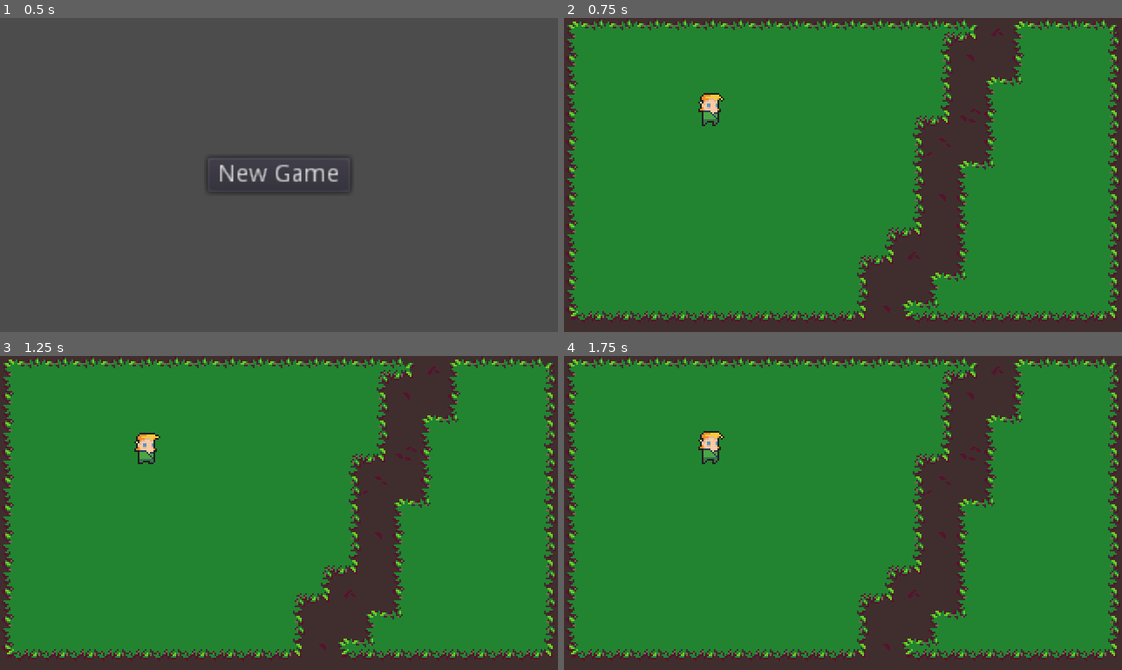
Above: before the commit, frames 1-4 (two rows, left to right).
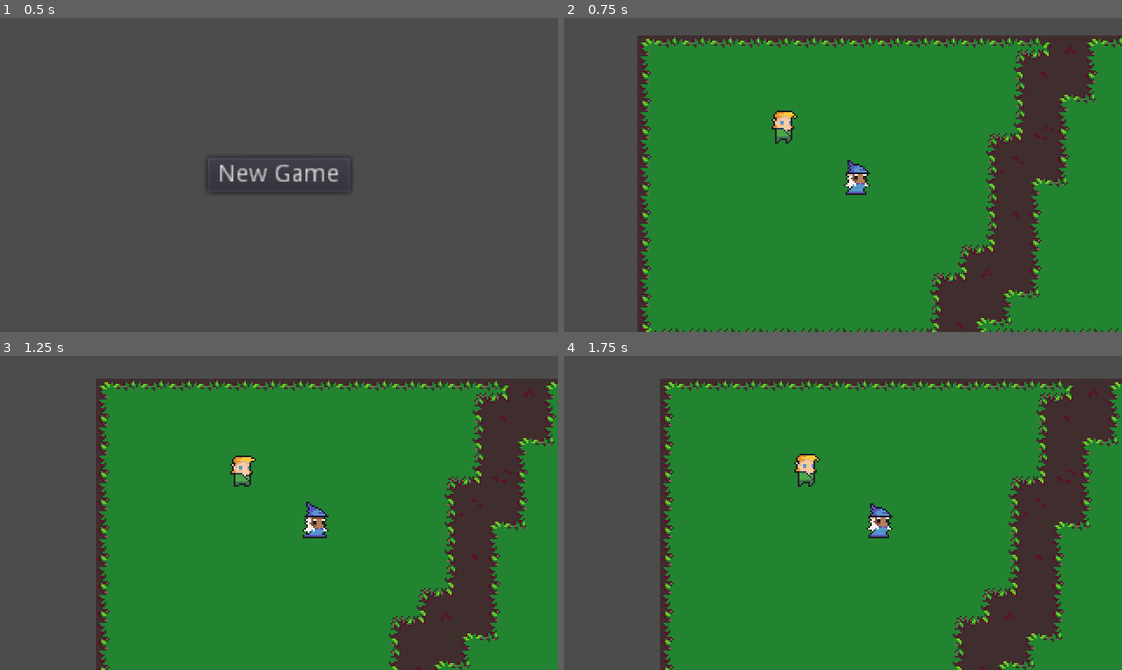
Above: after the commit, the same moments.

Repository: OpenGamedevCommunity/LastPotato
Game: Godot game, scene res://screens/title/TitleScreen.tscn
Same seed, same stepped clock (60 frames per second), same inputs: the game is played once before the commit and once after it.
Inputs:
- Up to frame 1 (0.5 s): no input
- Up to frame 2 (0.75 s): click "New Game" at 0.5 s
- Up to frame 3 (1.25 s): no input
- Up to frame 4 (1.75 s): no input

Frame 1 is identical in both runs. In frame 2, 47% of the frame differs, in the area x 0-100%, y 0-100%; in frame 3, 52%; in frame 4, 52%.

Commit message:
Camera follows middle of all players

Diff:
--- a/entities/Entity.gd
+++ b/entities/Entity.gd
@@ -16,16 +16,16 @@
 func set_dir()->void:
 	pass
 
+func _process(_delta:float)->void:
+	if abs(dir.x) > 0.01:
+		sprite.flip_h = dir.x < 0.0
+	set_animation()
+
 func _physics_process(_delta:float)->void:
 	set_dir()
 	velocity = dir * speed
 	velocity = move_and_slide(velocity)
 
-func _process(_delta:float)->void:
-	if abs(dir.x) > 0.01:
-		sprite.flip_h = dir.x < 0.0
-	set_animation()
-
 #inherited entities decide the implementation
 func set_animation()->void:
 	pass
--- a/entities/player/Player.gd
+++ b/entities/player/Player.gd
@@ -22,6 +22,12 @@
 	["mage_m_idle",		"mage_m_run"],
 ]
 
+func _ready()->void:
+	owner.emit_signal("add_player", self)
+	print(owner.name)
+
+func _exit_tree()->void:
+	owner.emit_signal("remove_player", self)
 
 func set_dir()->void:
 	dir.x = Input.get_action_strength("right_p"+ctrl) - Input.get_action_strength("left_p"+ctrl)
--- /dev/null
+++ b/objects/Camera.gd
@@ -0,0 +1,30 @@
+extends Camera2D
+
+
+func _ready()->void:
+# warning-ignore:return_value_discarded
+	owner.connect("add_player", self, "add_player")
+# warning-ignore:return_value_discarded
+	owner.connect("remove_player", self, "remove_player")
+
+
+var targets:Array
+func add_player(player:KinematicBody2D)->void:
+	targets.append(player)
+	print(player)
+
+func remove_player(player:KinematicBody2D)->void:
+	targets.erase(player)
+
+onready var pos: = global_position
+#Camera needs to be calculated on the same thread as the player movement
+#otherwise player sprite is unstable
+func _physics_process(delta:float)->void:
+	var middle: = Vector2.ZERO
+	for t in targets:
+		middle += t.global_position
+	middle = middle / targets.size()
+
+	if targets.size() > 0:
+		pos = pos.linear_interpolate(middle, 8.0*delta)
+		global_position = pos.round()
--- a/project.godot
+++ b/project.godot
@@ -78,14 +78,34 @@
 "events": [ Object(InputEventKey,"resource_local_to_scene":false,"resource_name":"","device":0,"alt":false,"shift":false,"control":false,"meta":false,"command":false,"pressed":false,"scancode":83,"unicode":0,"echo":false,"script":null)
  ]
 }
+dash_p1={
+"deadzone": 0.5,
+"events": [ Object(InputEventKey,"resource_local_to_scene":false,"resource_name":"","device":0,"alt":false,"shift":false,"control":false,"meta":false,"command":false,"pressed":false,"scancode":32,"unicode":0,"echo":false,"script":null)
+ ]
+}
 action_p1={
 "deadzone": 0.5,
-"events": [ Object(InputEventMouseButton,"resource_local_to_scene":false,"resource_name":"","device":0,"alt":false,"shift":false,"control":false,"meta":false,"command":false,"button_mask":0,"position":Vector2( 0, 0 ),"global_position":Vector2( 0, 0 ),"factor":1.0,"button_index":1,"pressed":false,"doubleclick":false,"script":null)
+"events": [ Object(InputEventKey,"resource_local_to_scene":false,"resource_name":"","device":0,"alt":false,"shift":false,"control":false,"meta":false,"command":false,"pressed":false,"scancode":70,"unicode":0,"echo":false,"script":null)
  ]
 }
-interact_p1={
+right_p2={
 "deadzone": 0.5,
-"events": [ Object(InputEventKey,"resource_local_to_scene":false,"resource_name":"","device":0,"alt":false,"shift":false,"control":false,"meta":false,"command":false,"pressed":false,"scancode":70,"unicode":0,"echo":false,"script":null)
+"events": [ Object(InputEventKey,"resource_local_to_scene":false,"resource_name":"","device":0,"alt":false,"shift":false,"control":false,"meta":false,"command":false,"pressed":false,"scancode":16777233,"unicode":0,"echo":false,"script":null)
+ ]
+}
+left_p2={
+"deadzone": 0.5,
+"events": [ Object(InputEventKey,"resource_local_to_scene":false,"resource_name":"","device":0,"alt":false,"shift":false,"control":false,"meta":false,"command":false,"pressed":false,"scancode":16777231,"unicode":0,"echo":false,"script":null)
+ ]
+}
+up_p2={
+"deadzone": 0.5,
+"events": [ Object(InputEventKey,"resource_local_to_scene":false,"resource_name":"","device":0,"alt":false,"shift":false,"control":false,"meta":false,"command":false,"pressed":false,"scancode":16777232,"unicode":0,"echo":false,"script":null)
+ ]
+}
+down_p2={
+"deadzone": 0.5,
+"events": [ Object(InputEventKey,"resource_local_to_scene":false,"resource_name":"","device":0,"alt":false,"shift":false,"control":false,"meta":false,"command":false,"pressed":false,"scancode":16777234,"unicode":0,"echo":false,"script":null)
  ]
 }
 
--- /dev/null
+++ b/screens/game/GameScreen.gd
@@ -0,0 +1,6 @@
+extends Node2D
+
+# warning-ignore:unused_signal
+signal add_player
+# warning-ignore:unused_signal
+signal remove_player
--- a/screens/game/GameScreen.tscn
+++ b/screens/game/GameScreen.tscn
@@ -1,9 +1,17 @@
-[gd_scene load_steps=3 format=2]
+[gd_scene load_steps=5 format=2]
 
 [ext_resource path="res://tilesets/grass_and_dirt.tres" type="TileSet" id=1]
 [ext_resource path="res://entities/player/Player.tscn" type="PackedScene" id=2]
+[ext_resource path="res://objects/Camera.gd" type="Script" id=3]
+[ext_resource path="res://screens/game/GameScreen.gd" type="Script" id=4]
 
 [node name="GameScreen" type="Node2D"]
+script = ExtResource( 4 )
+
+[node name="Camera" type="Camera2D" parent="."]
+position = Vector2( 160.75, 88.75 )
+current = true
+script = ExtResource( 3 )
 
 [node name="TileMap" type="TileMap" parent="."]
 tile_set = ExtResource( 1 )
@@ -13,3 +21,8 @@
 
 [node name="Player" parent="." instance=ExtResource( 2 )]
 position = Vector2( 83.7922, 61.8719 )
+
+[node name="Player2" parent="." instance=ExtResource( 2 )]
+position = Vector2( 126.652, 91.6357 )
+ctrl = "2"
+character = 4
